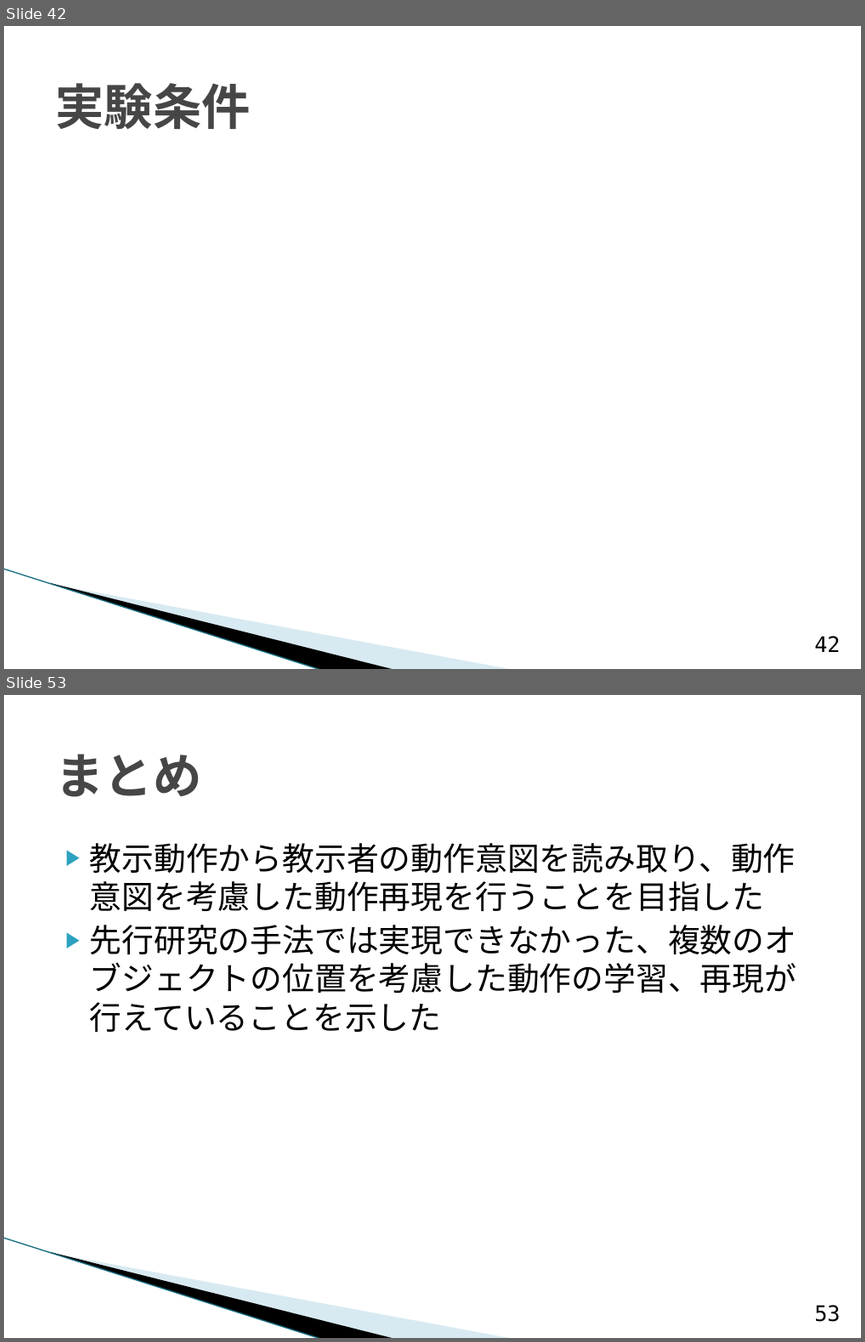
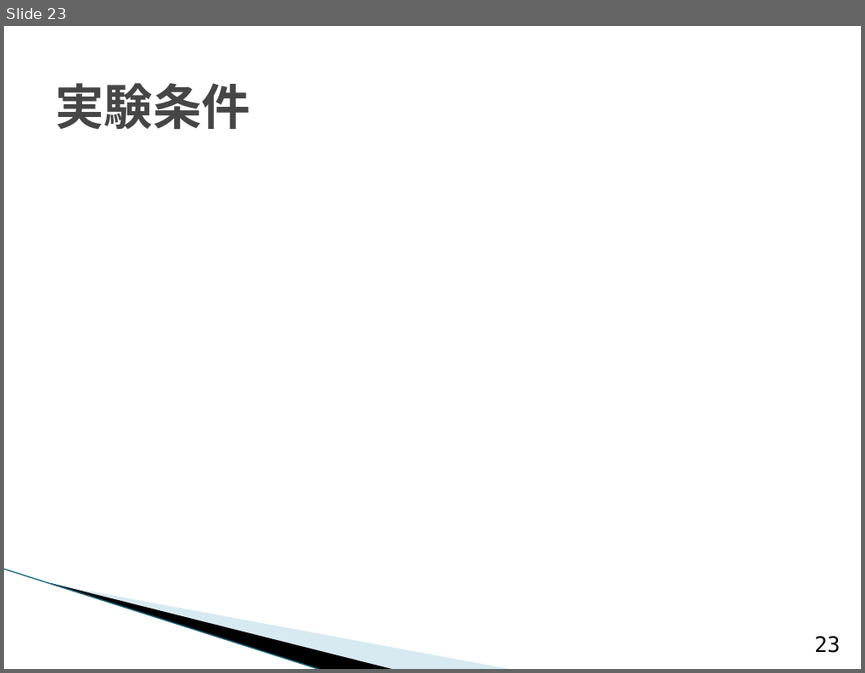
Before and after one commit to TetsuyaKomota/GitforEclipseTest, a slide deck: IntentionLearning/memo/presentation/卒論発表会スライド _2.pptx. Shown one above the other, each under a label of ours: slides 42 and 53 before the commit, slide 23 after it; the slides between them are not shown. The pictures are 865x1342 and 865x673 pixels, drawn with LibreOffice and Linux fonts; fonts in the diff are those of the drawing; grey boxes stand for pictures; background and template pictures are left out. Boxes give left, top, right and bottom in pixels: in the first picture for what was removed or moved away, otherwise in the second. Text is boxed around its words. In the diff, an @@ line names an element or a change of style, - is before the commit and + after.

```diff
--- a/IntentionLearning/memo/presentation/卒論発表会スライド _2.pptx
+++ b/IntentionLearning/memo/presentation/卒論発表会スライド _2.pptx
@@ slide 53 removed at (x1=4, y1=695, x2=861, y2=1338), background #FFFFFF; not listed: 3 template elements that a slide beside it also shows @@
@@ title removed at (x1=55, y1=754, x2=201, y2=797) @@
-まとめ
@@ text removed at (x1=90, y1=843, x2=797, y2=1032) @@
-▶ 教示動作から教示者の動作意図を読み取り、動作意図を考慮した動作再現を行うことを目指した
-▶ 先行研究の手法では実現できなかった、複数のオブジェクトの位置を考慮した動作の学習、再現が行えていることを示した
@@ page number removed at (x1=814, y1=1304, x2=840, y2=1321) @@
-53
@@ what was slide 42 is now slide 23 @@
@@ page number at (x1=814, y1=635, x2=840, y2=652): text changed @@
-42
+23
```
Also in this commit, not shown: 5 slides changed, 29 other slides removed.
